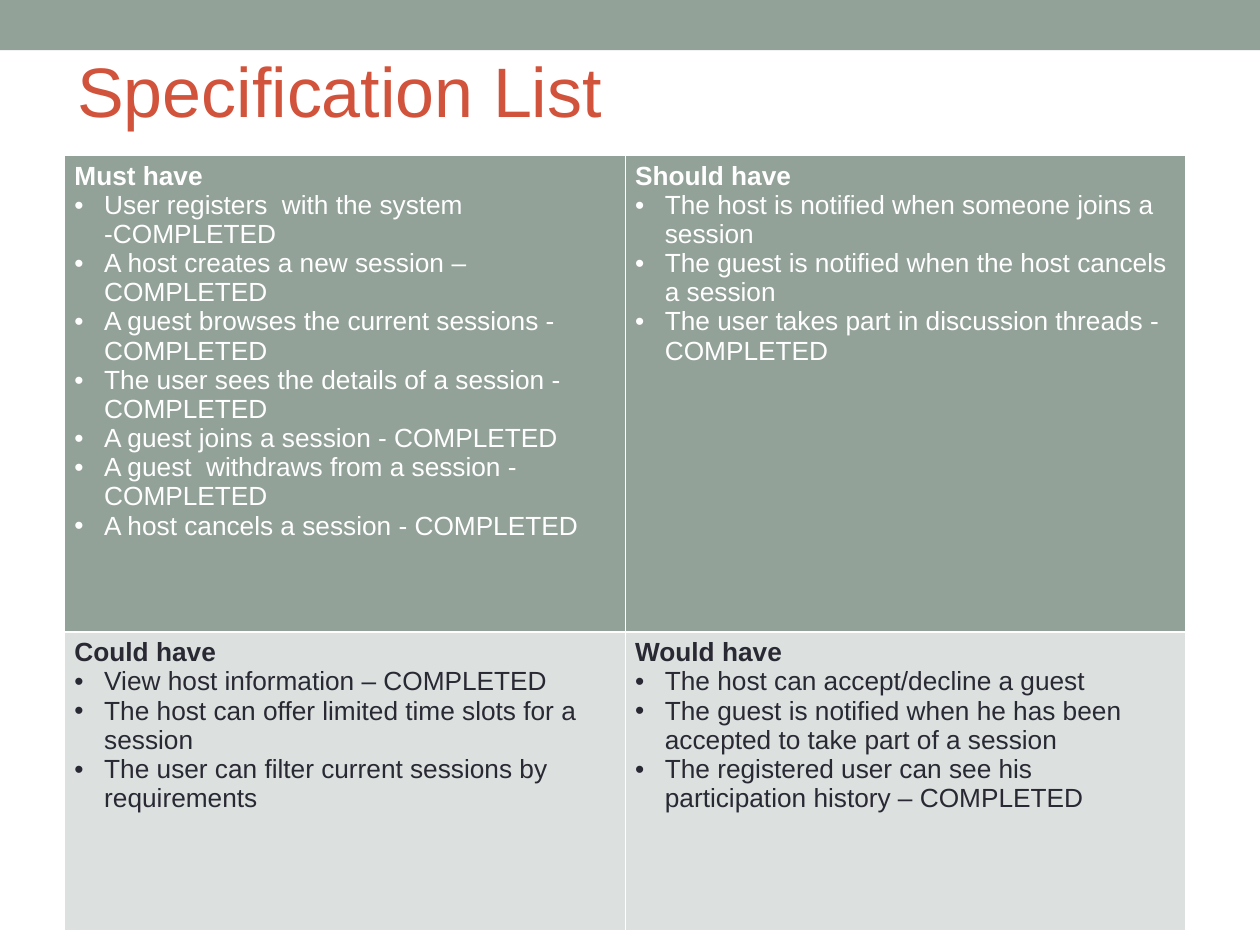
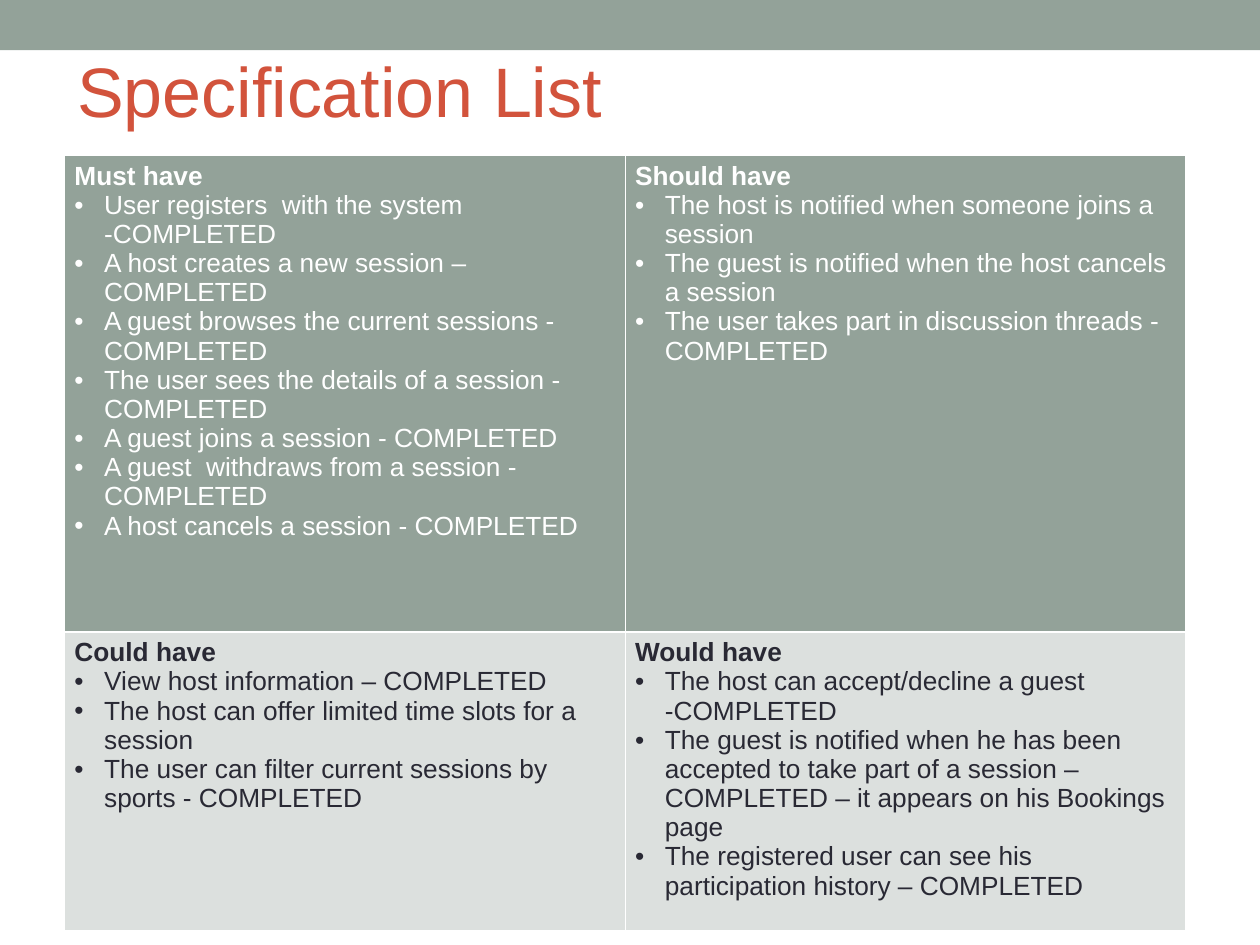
Before and after one commit to HelenFoster/DIM3-Team-K, a slide deck: slide 10 of Documents/Team-K-PlayMaker_updated.ppt. Drawn at 1260x945 pixels with LibreOffice and Linux fonts; fonts in the diff are those of the drawing. Boxes give left, top, right and bottom in pixels: in the first picture for what was removed or moved away, otherwise in the second. Text is boxed around its words. In the diff, an @@ line names an element or a change of style, - is before the commit and + after.

Commit message:
modified presentation- new table structure

```diff
--- a/Documents/Team-K-PlayMaker_updated.ppt
+++ b/Documents/Team-K-PlayMaker_updated.ppt
@@ table at [64, 155, 1186, 930] @@
-row 2, column 1: Could have / View host information – COMPLETED / The host can offer limited time slots for a session / The user can filter current sessions by requirements
+row 2, column 1: Could have / View host information – COMPLETED / The host can offer limited time slots for a session / The user can filter current sessions by sports - COMPLETED
-row 2, column 2: Would have / The host can accept/decline a guest / The guest is notified when he has been accepted to take part of a session / The registered user can see his participation history – COMPLETED
+row 2, column 2: Would have / The host can accept/decline a guest -COMPLETED / The guest is notified when he has been accepted to take part of a session –COMPLETED – it appears on his Bookings page / The registered user can see his participation history – COMPLETED
```
Also in this commit, not shown: 2 other slides changed, 1 other file.
